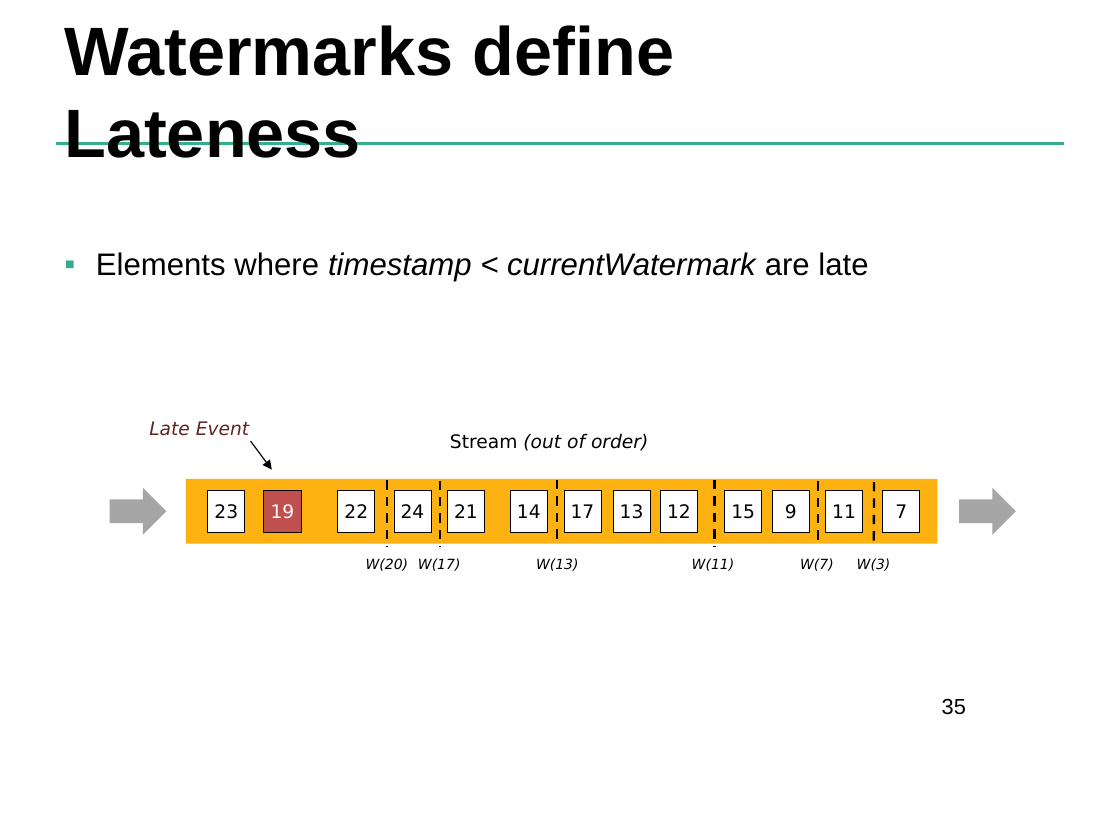
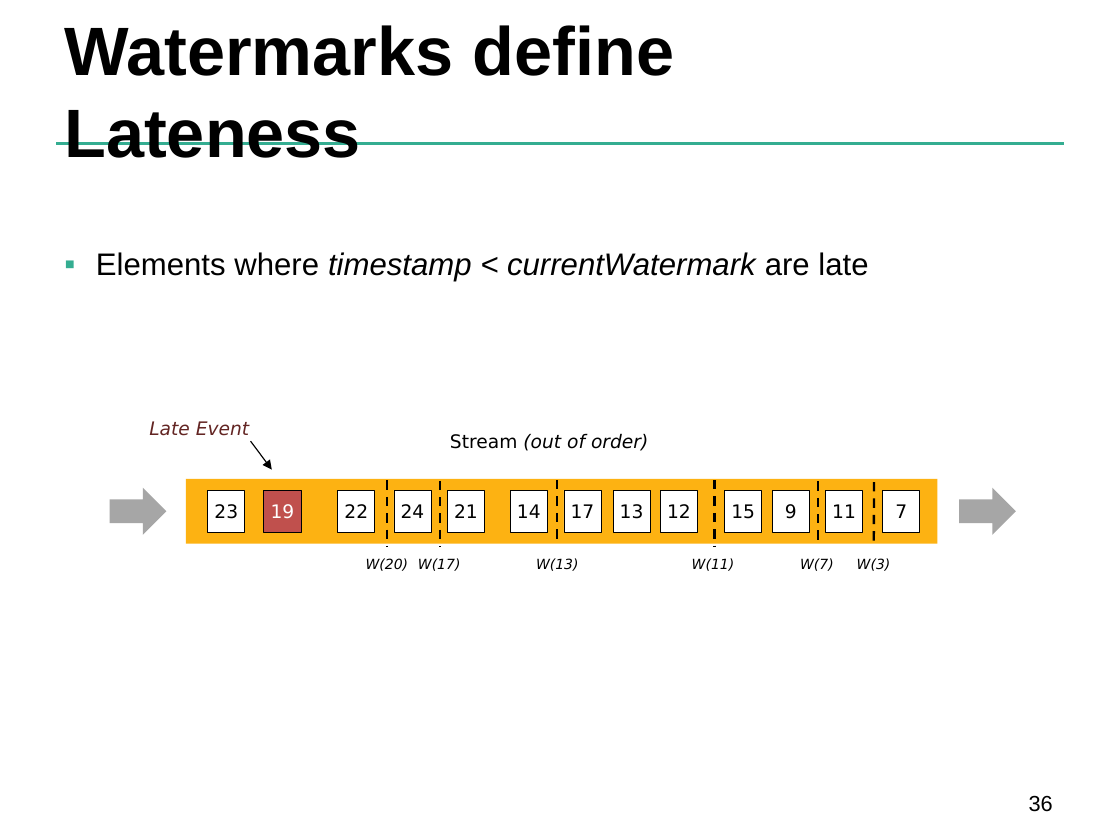
Before and after one commit to dataArtisans/flink-training-web, a slide deck: slide 36 of slides/flink_stream_windows.pptx (slide 35 before the commit). Drawn at 1120x840 pixels with LibreOffice and Linux fonts; fonts in the diff are those of the drawing; background and template pictures are left out. Boxes give left, top, right and bottom in pixels: in the first picture for what was removed or moved away, otherwise in the second. Text is boxed around its words. In the diff, an @@ line names an element or a change of style, - is before the commit and + after.

```diff
--- a/slides/flink_stream_windows.pptx
+++ b/slides/flink_stream_windows.pptx
@@ page number removed at bbox=[942, 698, 966, 715] @@
-35
@@ page number added at bbox=[1029, 795, 1053, 812], 14 pt, text #000000 @@
+36
```
Also in this commit, not shown: 8 other slides changed, 4 slides added, 21 other files.
